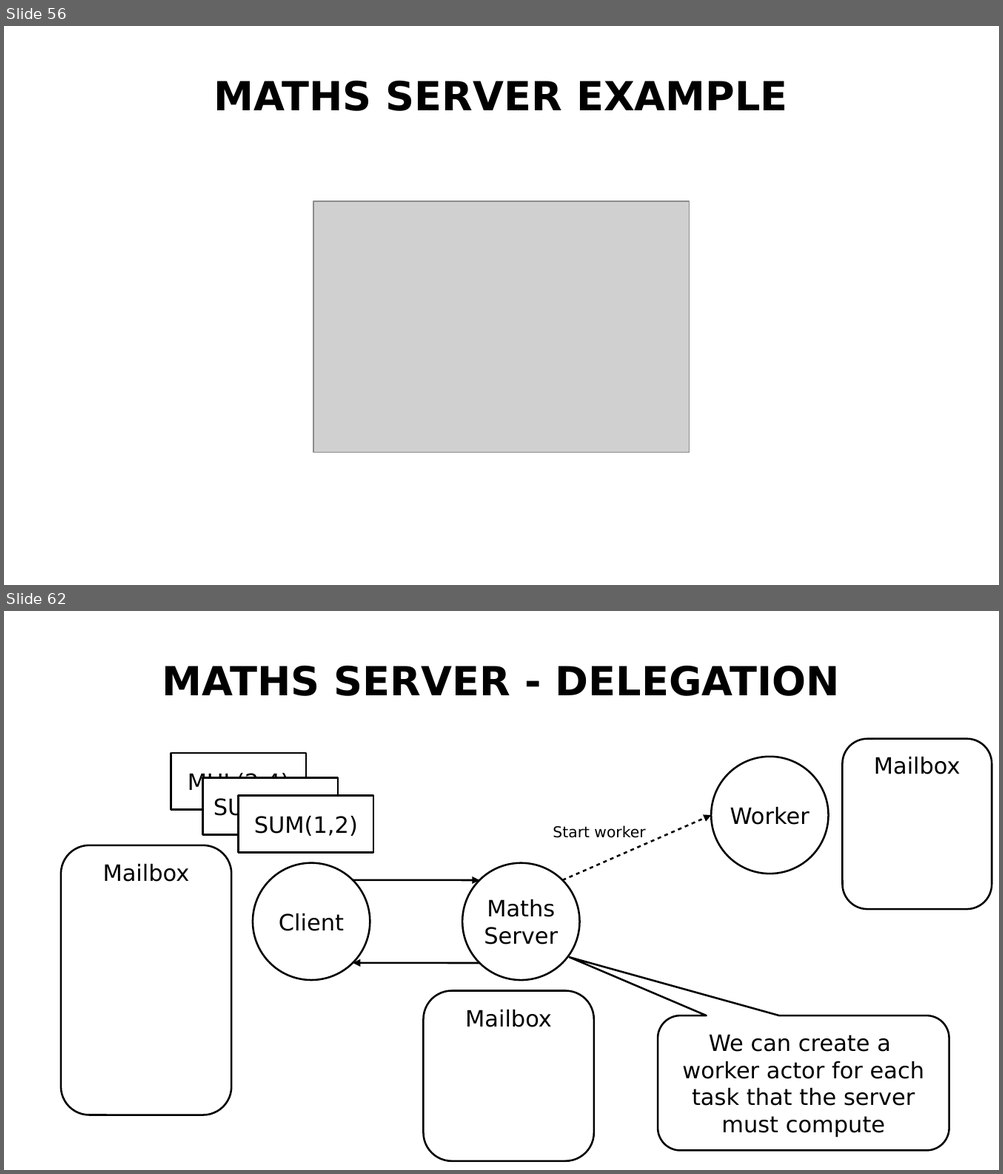
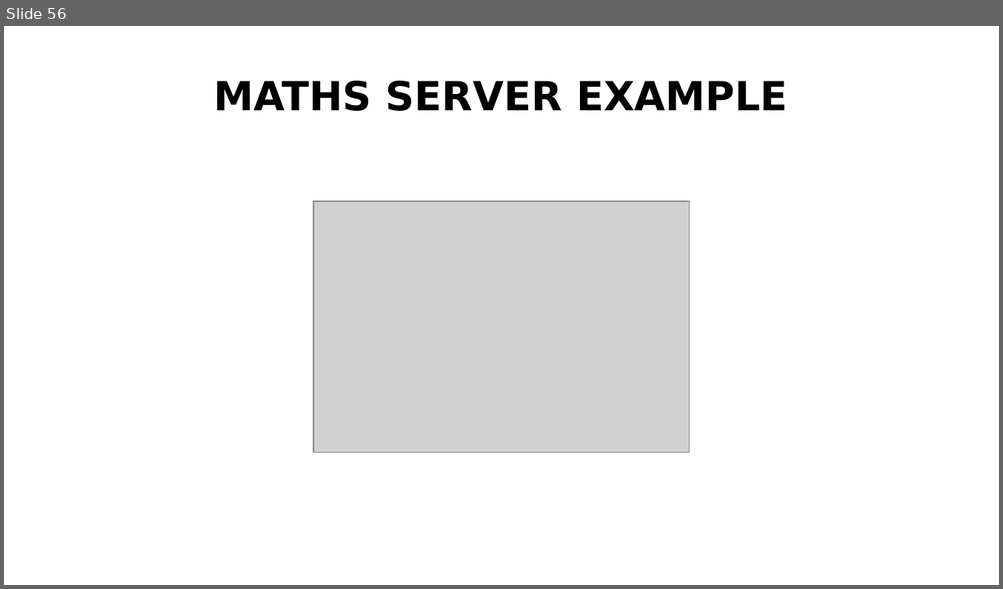
Before and after one commit to MID-IST-FALL-2018/mid-ist-fall-2018.github.io, a slide deck: assets/lectures-slides/MID-lecture-5-actors.odp. Shown one above the other, each under a label of ours: slides 56 and 62 before the commit, slide 56 after it; the slides between them are not shown. The pictures are 1003x1174 and 1003x589 pixels, drawn with LibreOffice and Linux fonts; fonts in the diff are those of the drawing; grey boxes stand for pictures. Boxes give left, top, right and bottom in pixels: in the first picture for what was removed or moved away, otherwise in the second. Text is boxed around its words. In the diff, an @@ line names an element or a change of style, - is before the commit and + after.

```diff
--- a/assets/lectures-slides/MID-lecture-5-actors.odp
+++ b/assets/lectures-slides/MID-lecture-5-actors.odp
@@ slide 62 removed at (x1=4, y1=611, x2=999, y2=1170), background #FFFFFF @@
@@ title removed at (x1=162, y1=665, x2=839, y2=696) @@
-MATHS SERVER - DELEGATION
@@ freeform shape removed at (x1=842, y1=739, x2=992, y2=910) @@
-Mailbox
@@ rectangle removed at (x1=171, y1=752, x2=307, y2=809) @@
-MUL(2,4)
@@ ellipse removed at (x1=711, y1=756, x2=829, y2=874) @@
-Worker
@@ rectangle removed at (x1=202, y1=778, x2=338, y2=834) @@
-SUB(0,23)
@@ rectangle removed at (x1=239, y1=796, x2=374, y2=853) @@
-SUM(1,2)
@@ text removed at (x1=552, y1=826, x2=645, y2=838) @@
-Start worker
@@ arrow removed from (563, 881) to (711, 815) @@
@@ freeform shape removed at (x1=61, y1=846, x2=231, y2=1116) @@
-Mailbox
@@ ellipse removed at (x1=253, y1=863, x2=370, y2=980) @@
-Client
@@ ellipse removed at (x1=463, y1=863, x2=580, y2=981) @@
-Maths
-Server
@@ arrow removed from (353, 881) to (480, 881) @@
@@ arrow removed from (480, 963) to (353, 963) @@
@@ rounded rectangle removed at (x1=424, y1=991, x2=595, y2=1162) @@
-Mailbox
@@ rounded speech box removed at (x1=657, y1=1017, x2=949, y2=1152) @@
-We can create a
-worker actor for each
-task that the server
-must compute
```
Also in this commit, not shown: 1 slide changed, 29 other slides removed, 7 other files.
